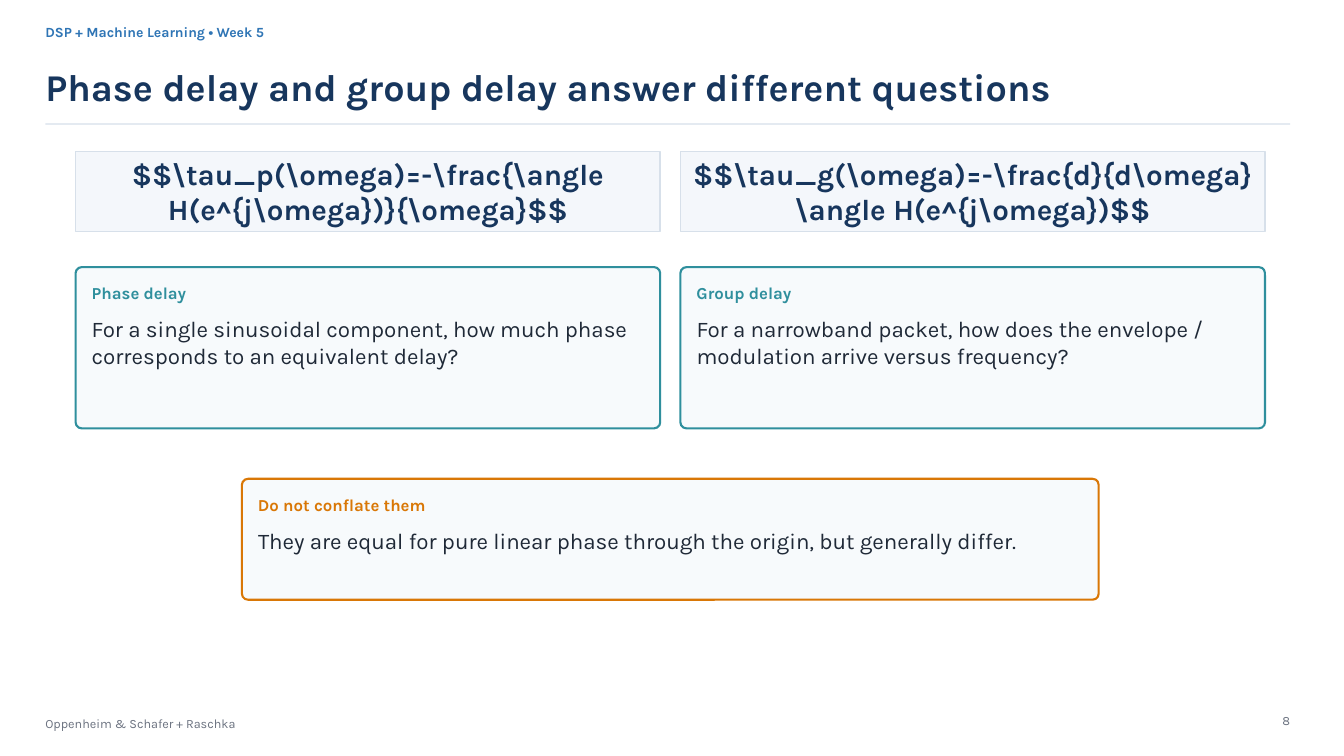
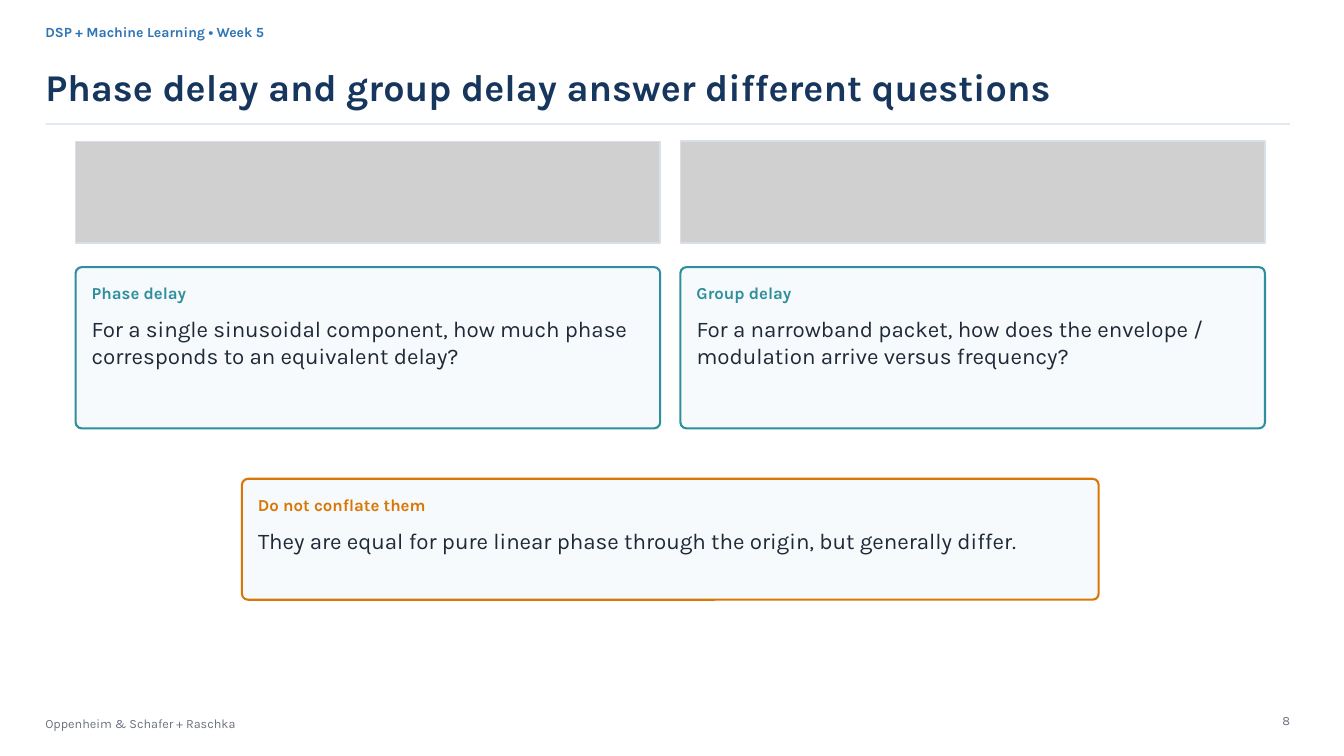
Before and after one commit to mathys2000/ecen45632_f26, a slide deck: slide 8 of python/CourseDesign/Week05e/Week5_Lecture9_Time_Frequency_Responses_Group_Delay.pptx. Drawn at 1344x756 pixels with LibreOffice and Linux fonts; fonts in the diff are those of the drawing; grey boxes stand for pictures. Boxes give left, top, right and bottom in pixels: in the first picture for what was removed or moved away, otherwise in the second. Text is boxed around its words. In the diff, an @@ line names an element or a change of style, - is before the commit and + after.

```diff
--- a/python/CourseDesign/Week05e/Week5_Lecture9_Time_Frequency_Responses_Group_Delay.pptx
+++ b/python/CourseDesign/Week05e/Week5_Lecture9_Time_Frequency_Responses_Group_Delay.pptx
@@ picture added at <box>76,141,660,243</box> @@
@@ picture added at <box>681,141,1265,243</box> @@
@@ rectangle removed at <box>76,151,660,232</box> @@
-$$\tau_p(\omega)=-\frac{\angle H(e^{j\omega})}{\omega}$$
@@ rectangle removed at <box>681,151,1265,232</box> @@
-$$\tau_g(\omega)=-\frac{d}{d\omega}\angle H(e^{j\omega})$$
```
Also in this commit, not shown: 5 other slides changed, 6 other files.
